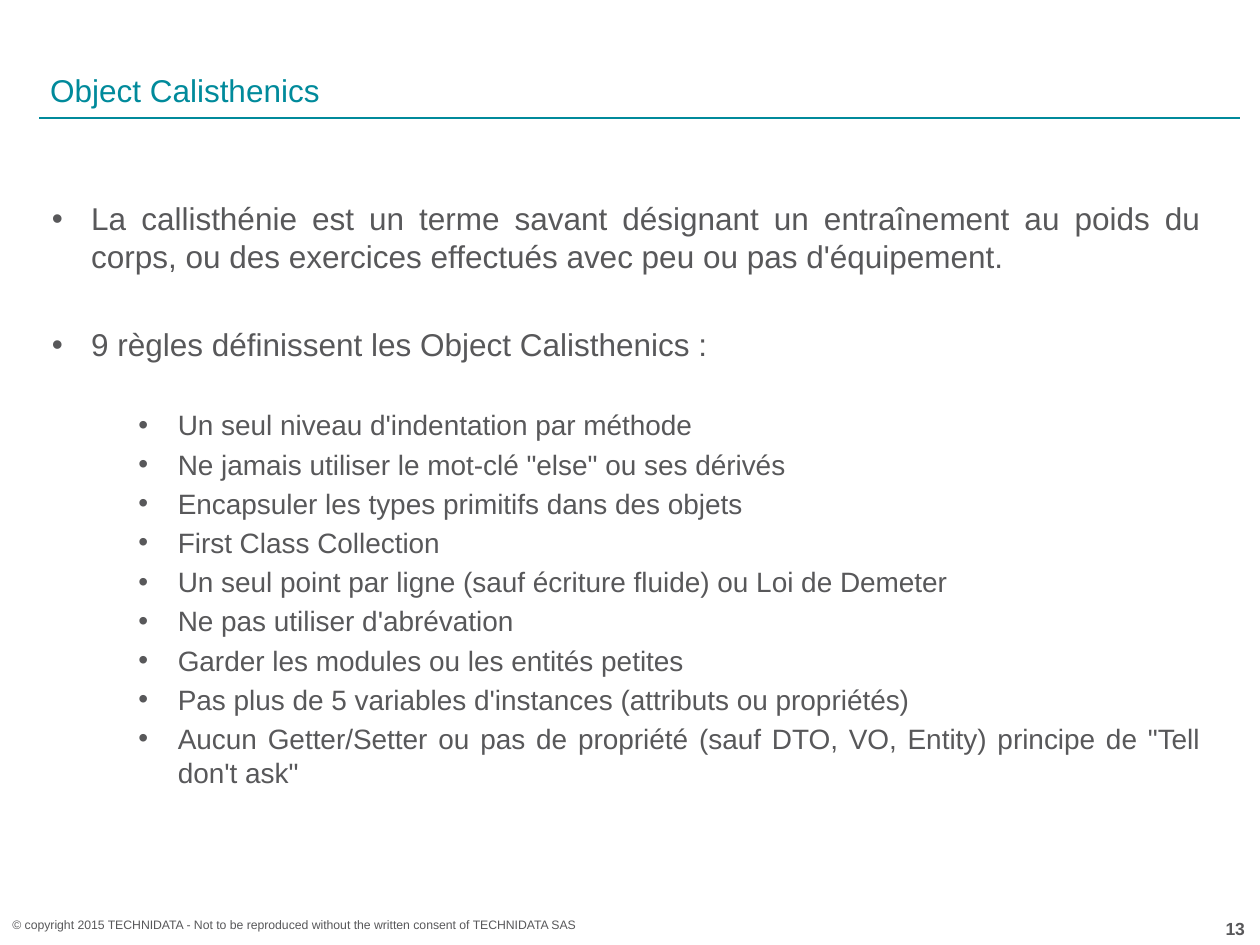
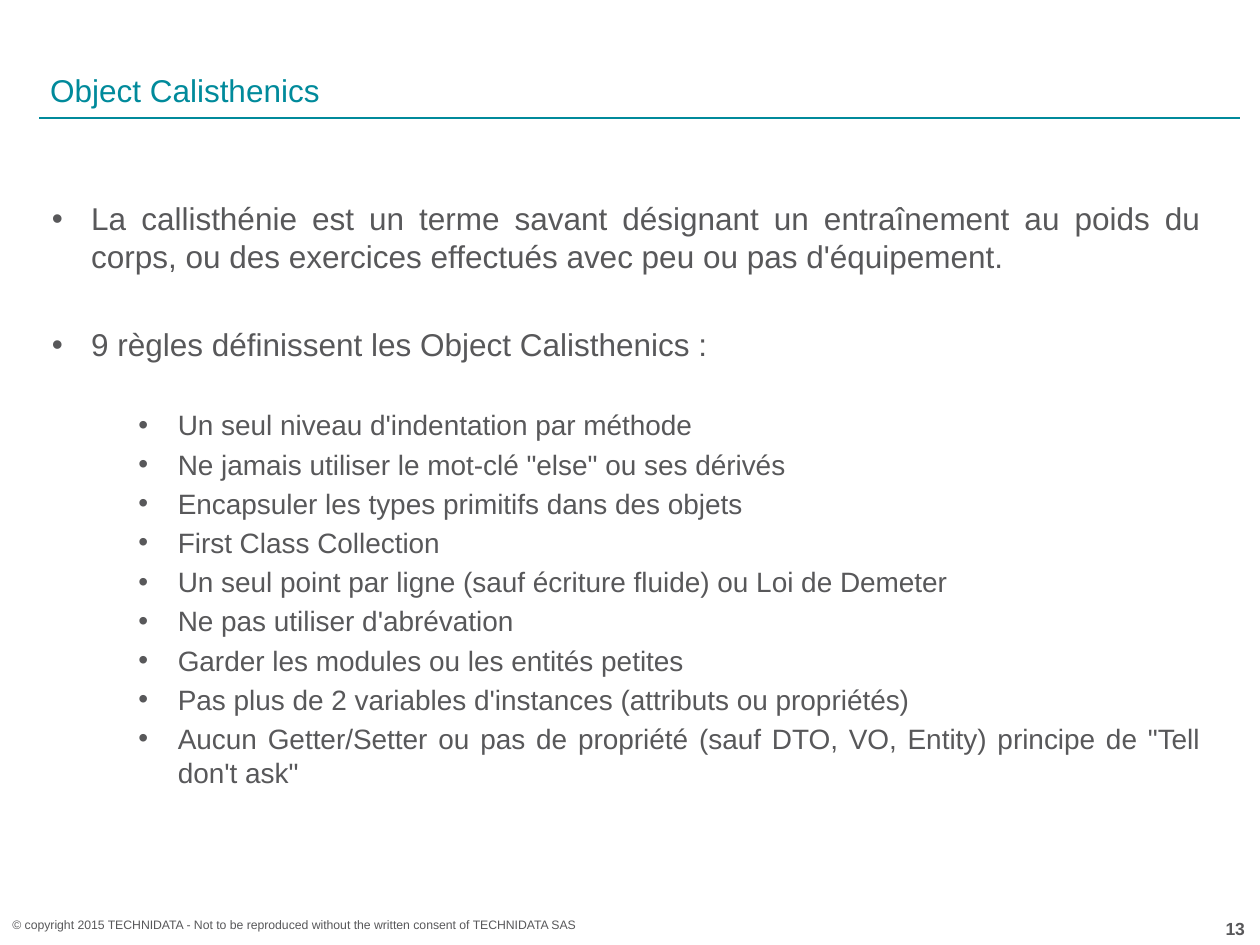
Before and after one commit to acoudene/ObjectCalisthenics, a slide deck: slide 13 of ObjectCalisthenics.pptx. Drawn at 1260x945 pixels with LibreOffice and Linux fonts; fonts in the diff are those of the drawing; background and template pictures are left out. Boxes give left, top, right and bottom in pixels: in the first picture for what was removed or moved away, otherwise in the second. Text is boxed around its words. In the diff, an @@ line names an element or a change of style, - is before the commit and + after.

```diff
--- a/ObjectCalisthenics.pptx
+++ b/ObjectCalisthenics.pptx
@@ text at box(178, 689, 909, 715): text changed @@
-  • Pas plus de 5 variables d'instances (attributs ou propriétés)
+  • Pas plus de 2 variables d'instances (attributs ou propriétés)
```
Also in this commit, not shown: 1 other slide changed, 4 slides added, 1 other file.
